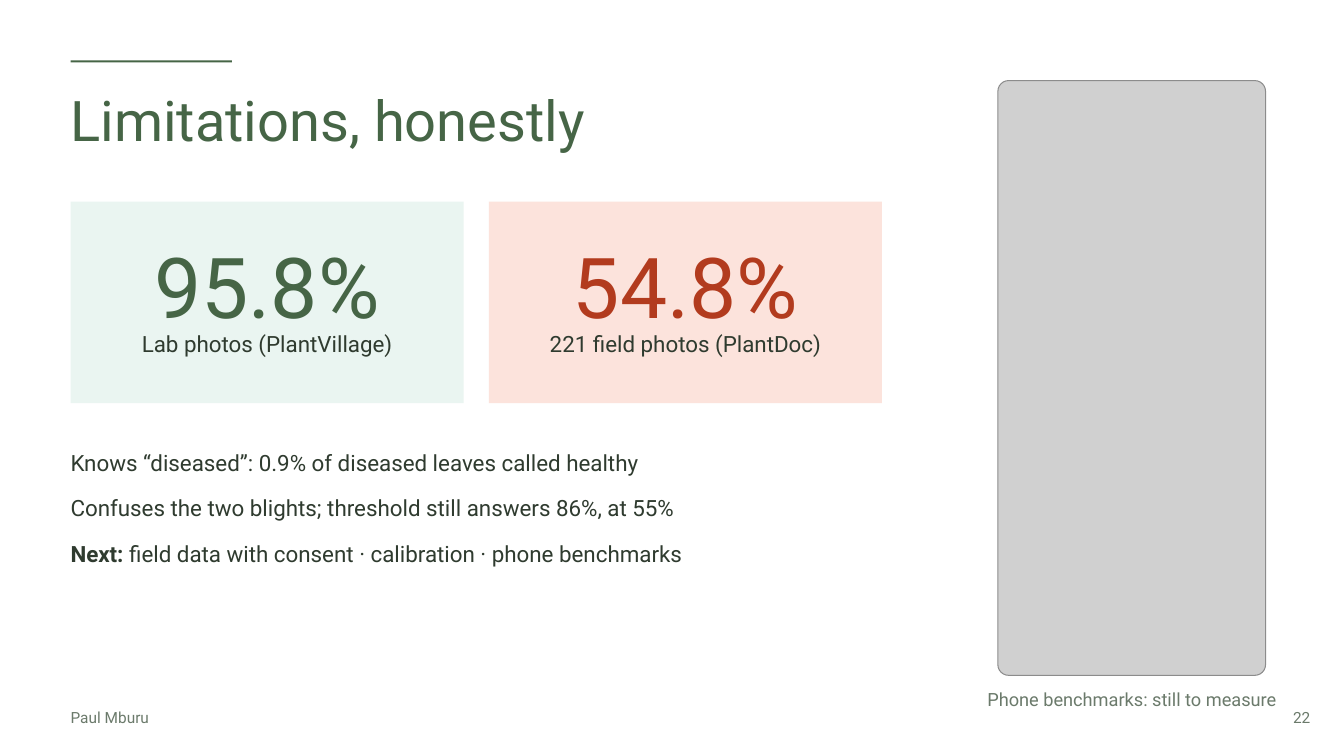
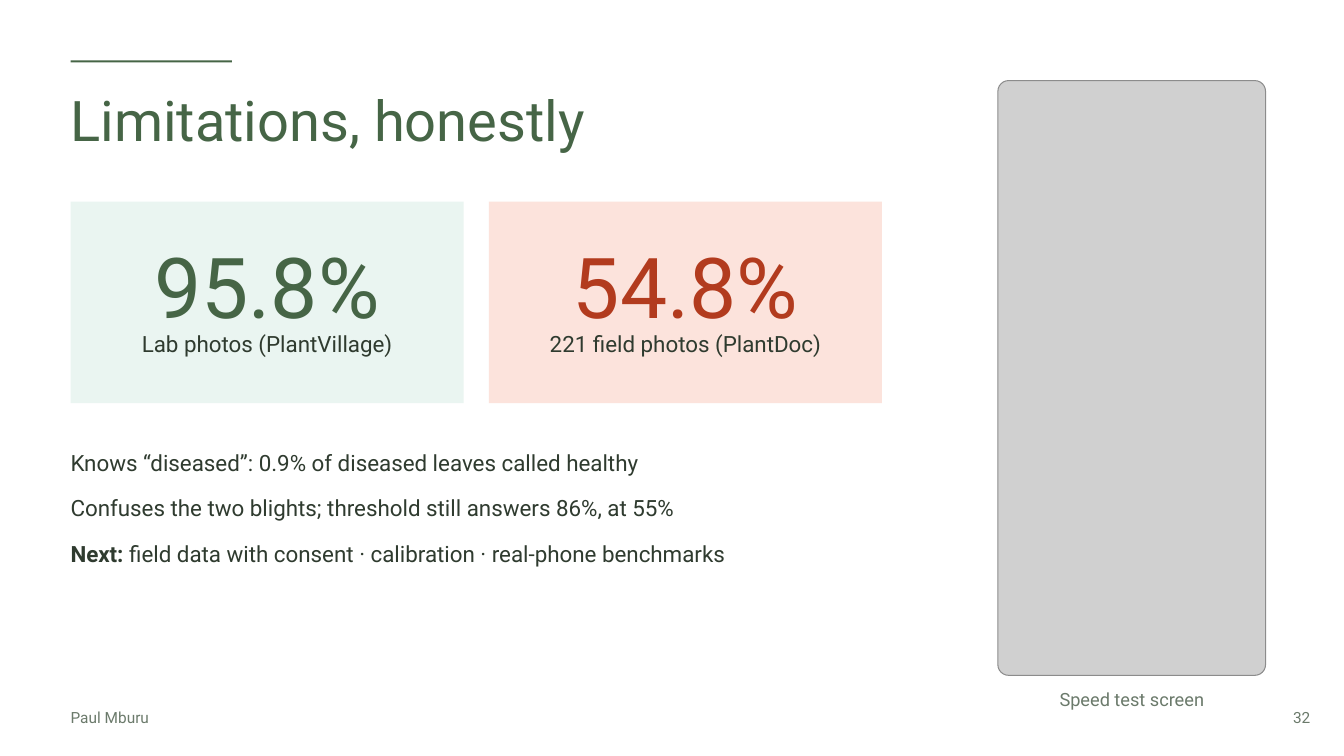
Before and after one commit to Paulmburu/ai-crop-disease-platform, a slide deck: slide 32 of docs/presentation/LeafCheck_FlutterconKE.pptx (slide 22 before the commit). Drawn at 1344x756 pixels with LibreOffice and Linux fonts; fonts in the diff are those of the drawing; grey boxes stand for pictures. Boxes give left, top, right and bottom in pixels: in the first picture for what was removed or moved away, otherwise in the second. Text is boxed around its words. In the diff, an @@ line names an element or a change of style, - is before the commit and + after.

```diff
--- a/docs/presentation/LeafCheck_FlutterconKE.pptx
+++ b/docs/presentation/LeafCheck_FlutterconKE.pptx
@@ text at (71, 545, 725, 567): text changed @@
-Next: field data with consent · calibration · phone benchmarks
+Next: field data with consent · calibration · real-phone benchmarks
@@ text at (1060, 692, 1204, 710): text changed @@
-Phone benchmarks: still to measure
+Speed test screen
@@ text at (1293, 712, 1310, 723): text changed @@
-22
+32
```
Also in this commit, not shown: 17 other slides changed, 30 slides added, 7 slides removed, 12 other files.
